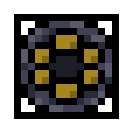
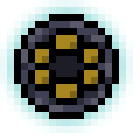
Before/after of a (140, 140) layered artwork. What changed in the layer stack:
hid "Layer 10" over (x1=14, y1=14, x2=119, y2=119)
